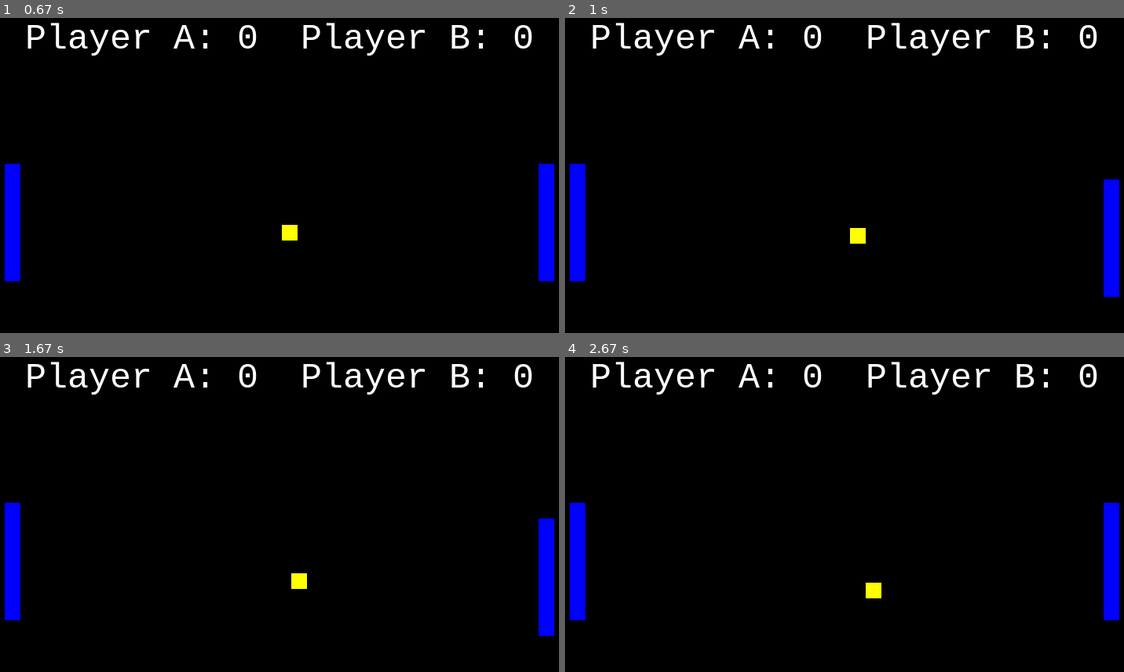
Above: before the commit, frames 1-4 (two rows, left to right).
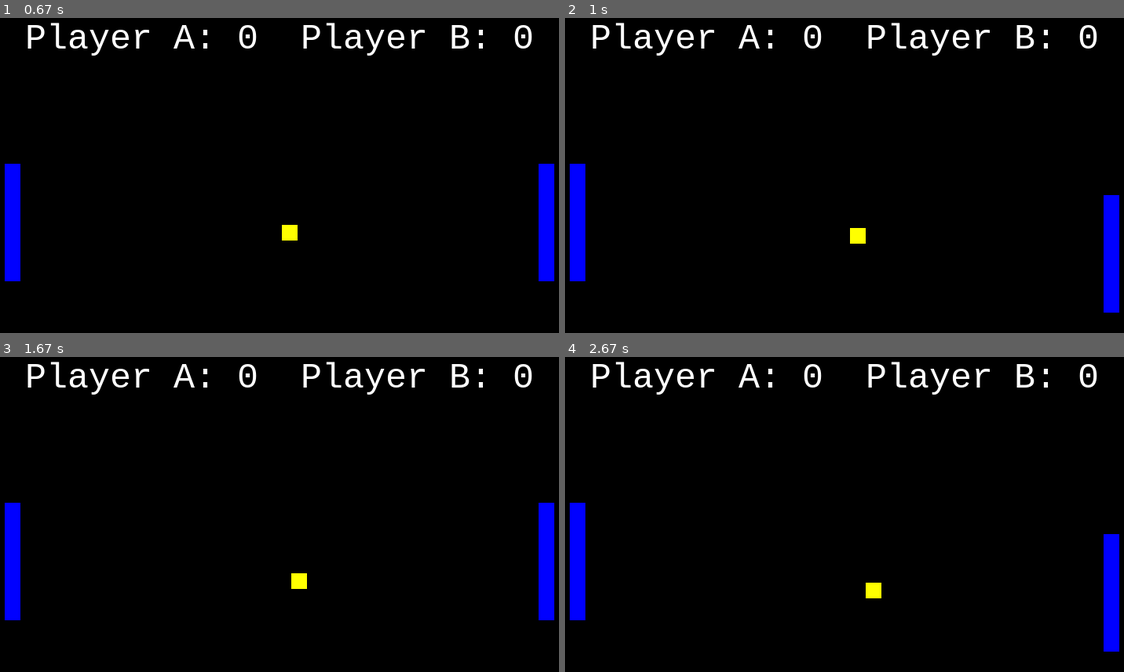
Above: after the commit, the same moments.

Repository: Lorena1908/Pong_Game
Game: pygame game, started from main (with pygame).py
Two runs of this game, one before a commit and one after it. Both use one fixed random seed, a clock stepped at 60 frames per second and the inputs below.
Inputs:
- Up to frame 1 (0.67 s): hold Up from 0.33 s (still down)
- Up to frame 2 (1 s): release Up at 0.8 s; hold Down from 0.83 s (still down)
- Up to frame 3 (1.67 s): release Down at 1.13 s; hold Up 1.17-1.53 s; hold Down from 1.57 s (still down)
- Up to frame 4 (2.67 s): release Down at 1.93 s; hold Up 1.97-2.27 s; hold Down 2.3-2.6 s; hold Up from 2.63 s (still down)

Frame 1 is identical in both runs. In frame 2, 0.3% of the frame differs, in the area x 96-100%, y 51-94%; in frame 3, 0.3%; in frame 4, 0.6%, in the area x 96-100%, y 46-94%.

Commit message:
Added the ability to hold a key

Diff:
--- a/main (with pygame).py
+++ b/main (with pygame).py
@@ -104,6 +104,7 @@
             if event.type == pygame.QUIT:
                 pygame.quit()
 
+            pygame.key.set_repeat(100)
             if event.type == pygame.KEYDOWN:
                 if event.key == pygame.K_w:
                     paddle_a.y -= paddle_a.yspeed
